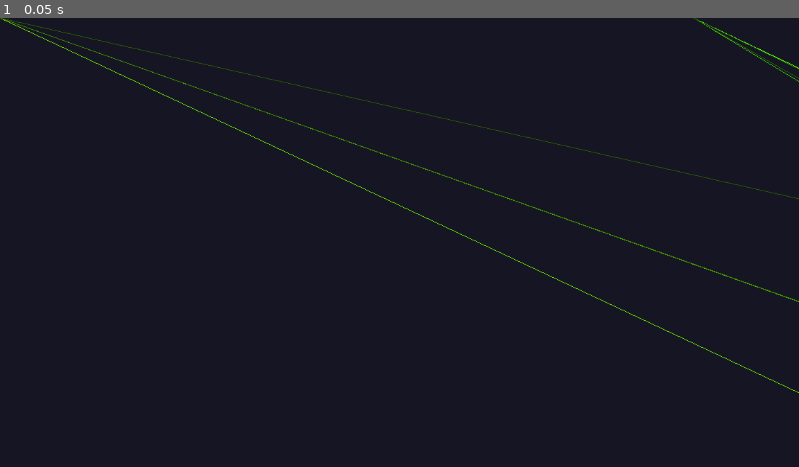
Above: before the commit, frame 1.
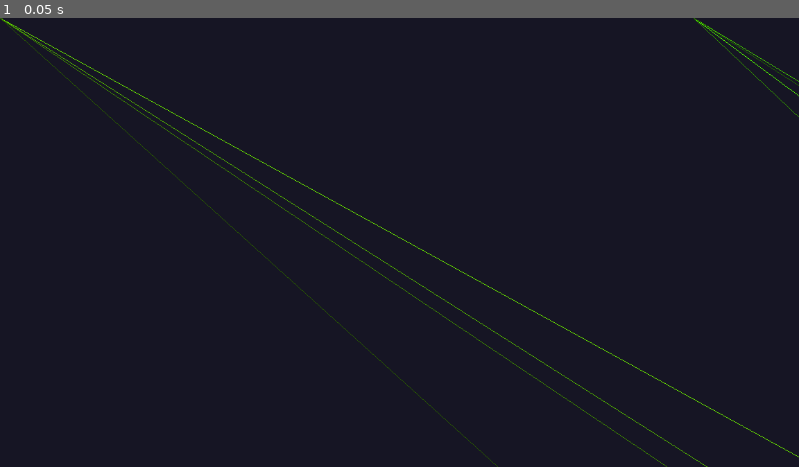
Above: after the commit, the same moment.

Repository: Seventyy/SmallProgrammingProjects
Game: Godot game, scene res://calculator.tscn
Two runs of this game, one before a commit and one after it. Both use one fixed random seed, a clock stepped at 60 frames per second and the inputs below. The project has no main scene, so this scene is started directly.
Inputs:
- Up to frame 1 (0.05 s): no input

The runs differ from the first frame. In frame 1, 1.9% of the frame differs, in the area x 0-100%, y 0-100%.

Commit message:
b c swap

Diff:
--- a/rssi-localisation-visualosation/calculator.gd
+++ b/rssi-localisation-visualosation/calculator.gd
@@ -2,8 +2,8 @@
 class_name Calculator extends Node2D
 
 const a_position:Vector2 = Vector2(6000,4000)
-const b_position:Vector2 = Vector2(6000,0)
-const c_position:Vector2 = Vector2(0,2000)
+const b_position:Vector2 = Vector2(0,2000)
+const c_position:Vector2 = Vector2(6000,0)
 
 ## rrsi to distance variables
 @export_category("RRSI to Distance Variables")
